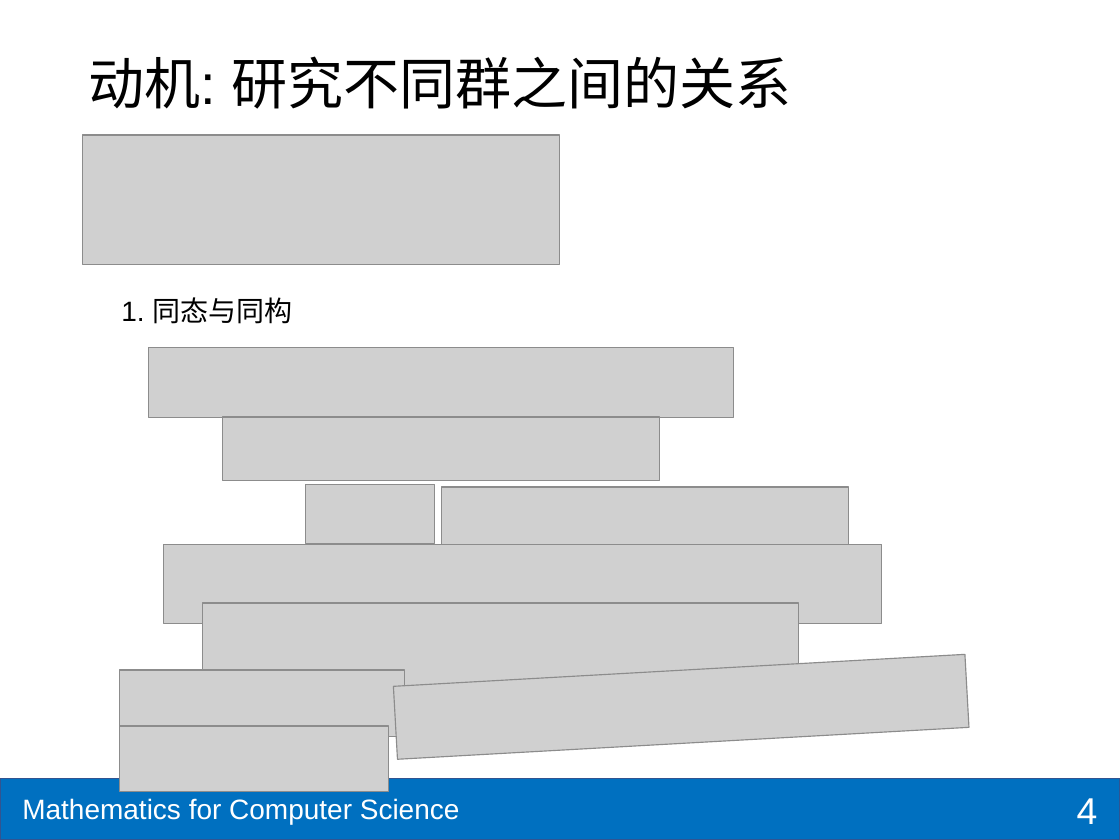
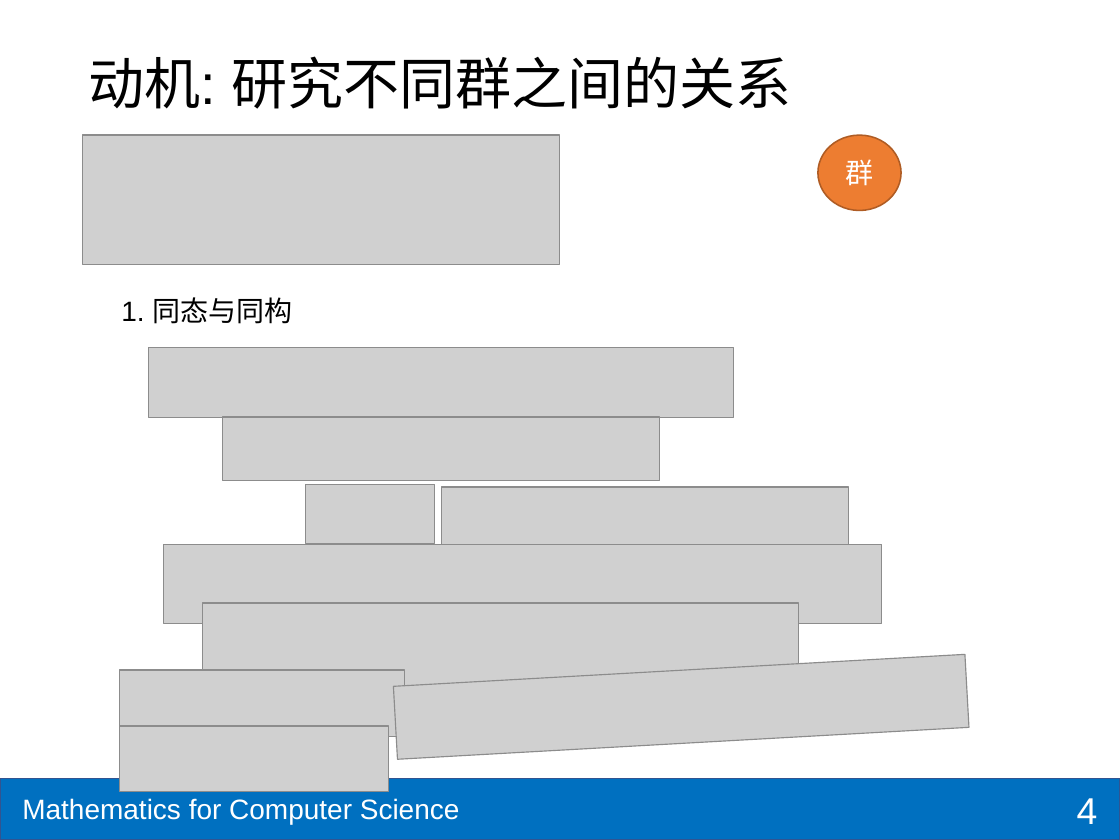
Before and after one commit to shzaiz/dx-public, a slide deck: slide 4 of notes/notes/mcs/9.5-group-theory/3-morphi.pptx. Drawn at 1120x840 pixels with LibreOffice and Linux fonts; fonts in the diff are those of the drawing; grey boxes stand for pictures. Boxes give left, top, right and bottom in pixels: in the first picture for what was removed or moved away, otherwise in the second. Text is boxed around its words. In the diff, an @@ line names an element or a change of style, - is before the commit and + after.

```diff
--- a/notes/notes/mcs/9.5-group-theory/3-morphi.pptx
+++ b/notes/notes/mcs/9.5-group-theory/3-morphi.pptx
@@ ellipse added at (x1=818, y1=136, x2=900, y2=211), fill #ED7D31, outline #AF5C24 1 pt, 18 pt, text #FFFFFF @@
+群
```
Also in this commit, not shown: 5 slides added, 20 other files.
